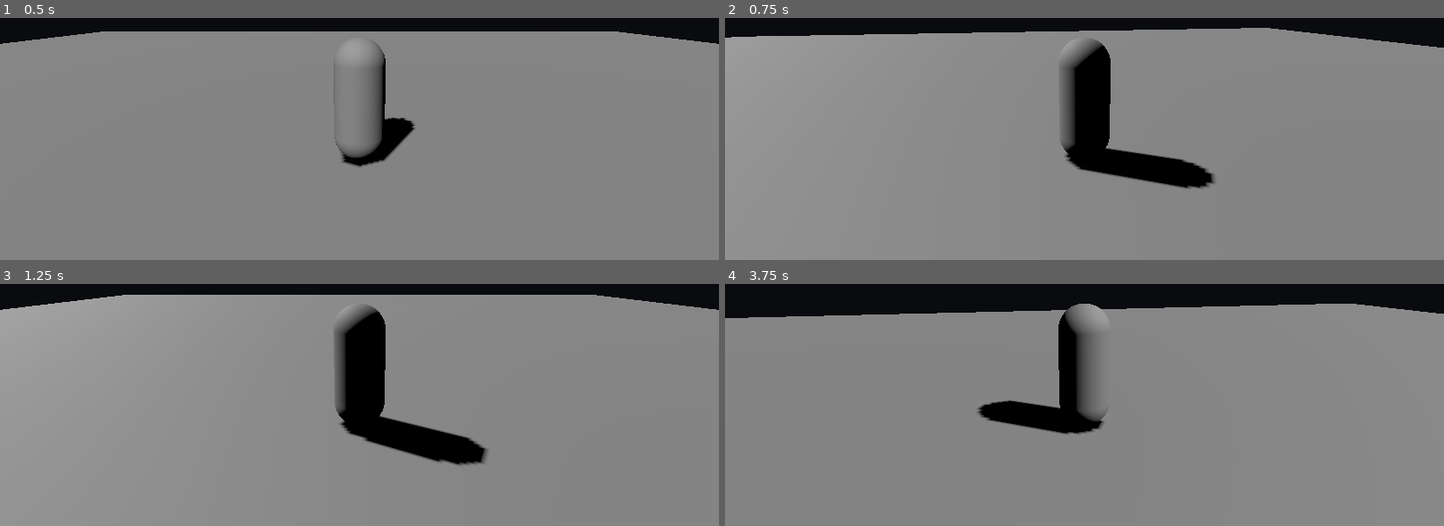
Above: before the commit, frames 1-4 (two rows, left to right).
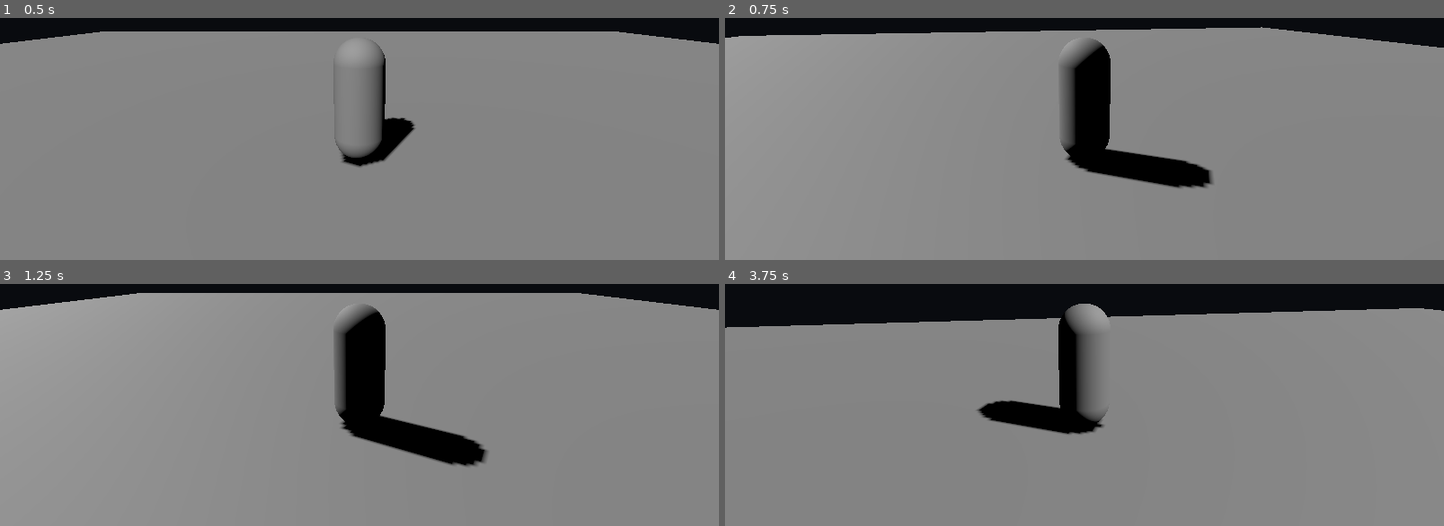
Above: after the commit, the same moments.

Repository: rilldudexs-glitch/Aetherion-wrath-of-fallen-angel
Game: Godot game, scene res://scenes/main.tscn
The game is run twice, just before and just after one commit, with the same random seed, the same clock (stepped at 60 frames per second) and the same inputs.
Inputs (mouse positions are in pixels of both pictures, inside the frame that each line leads up to):
- Up to frame 1 (0.5 s): no input
- Up to frame 2 (0.75 s): tap Enter at 0.5 s; move the mouse to (1242, 37) at 0.52 s; hold D (move_right) from 0.53 s (still down); tap Space (dodge, bound only after the commit) at 0.6 s
- Up to frame 3 (1.25 s): keep holding D (move_right); tap K (heavy_attack, bound only after the commit) at 0.8 s
- Up to frame 4 (3.75 s): move the mouse to (940, 344) at 1.27 s; release D (move_right) at 1.28 s; hold S (move_back) 1.28-2.03 s; tap K (heavy_attack, bound only after the commit) at 1.35, 3.05, 3.6 s; tap J (light_attack, bound only after the commit) at 1.55, 2.1 s; move the mouse to (outside the picture) at 2.02 s; hold D (move_right) 2.03-2.78 s; tap Space (dodge, bound only after the commit) at 2.3, 2.85 s; move the mouse to (1048, 405) at 2.77 s; hold W (move_forward) 2.78-3.53 s; move the mouse to (1300, 385) at 3.52 s; hold A (move_left) from 3.53 s (still down)

Frame 1 is identical in both runs. In frame 2, 0.5% of the frame differs, in the area x 1-75%, y 3-71%; in frame 3, 0.8%; in frame 4, 2.9%, in the area x 0-100%, y 8-62%.

Commit message:
Add keyboard combat and dodge input actions

Diff:
--- a/project.godot
+++ b/project.godot
@@ -41,3 +41,16 @@
 "deadzone": 0.2,
 "events": [Object(InputEventKey,"physical_keycode":68), Object(InputEventKey,"physical_keycode":4194321)]
 }
+
+light_attack={
+"deadzone": 0.2,
+"events": [Object(InputEventKey,"physical_keycode":74)]
+}
+heavy_attack={
+"deadzone": 0.2,
+"events": [Object(InputEventKey,"physical_keycode":75)]
+}
+dodge={
+"deadzone": 0.2,
+"events": [Object(InputEventKey,"physical_keycode":32)]
+}
